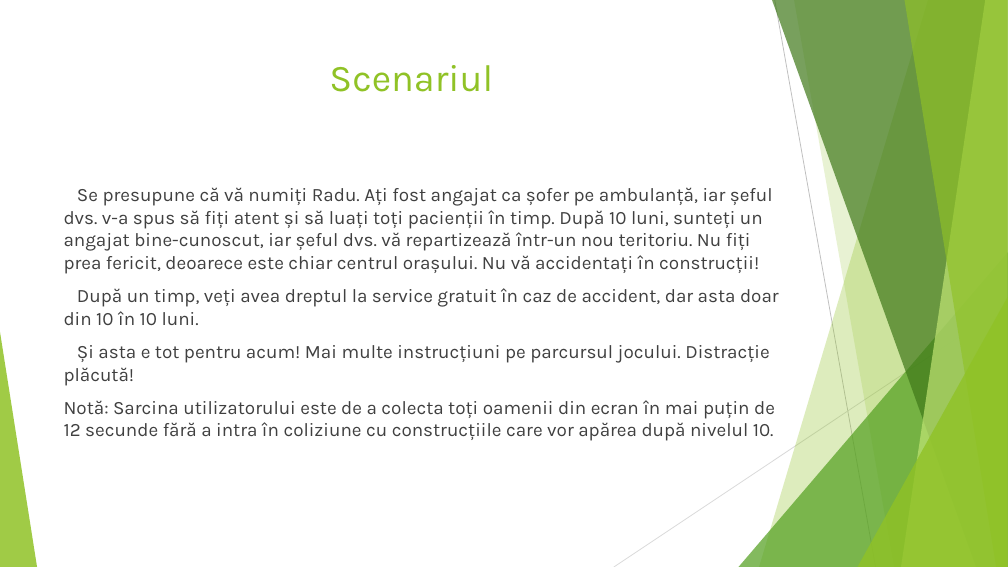
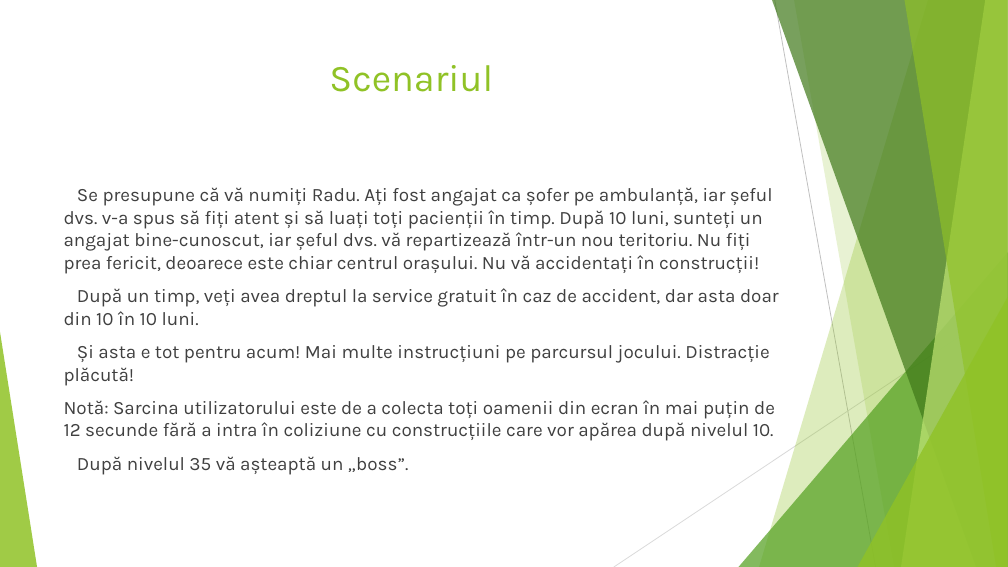
Before and after one commit to minealex2244/Fasty, a slide deck: slide 2 of Fasty.pptx. Drawn at 1008x567 pixels with LibreOffice and Linux fonts; fonts in the diff are those of the drawing. Boxes give left, top, right and bottom in pixels: in the first picture for what was removed or moved away, otherwise in the second. Text is boxed around its words. In the diff, an @@ line names an element or a change of style, - is before the commit and + after.

```diff
--- a/Fasty.pptx
+++ b/Fasty.pptx
@@ text at (77, 456, 408, 475): paragraph added @@
+După nivelul 35 vă așteaptă un „boss”.
```
Also in this commit, not shown: 1 other slide changed.
